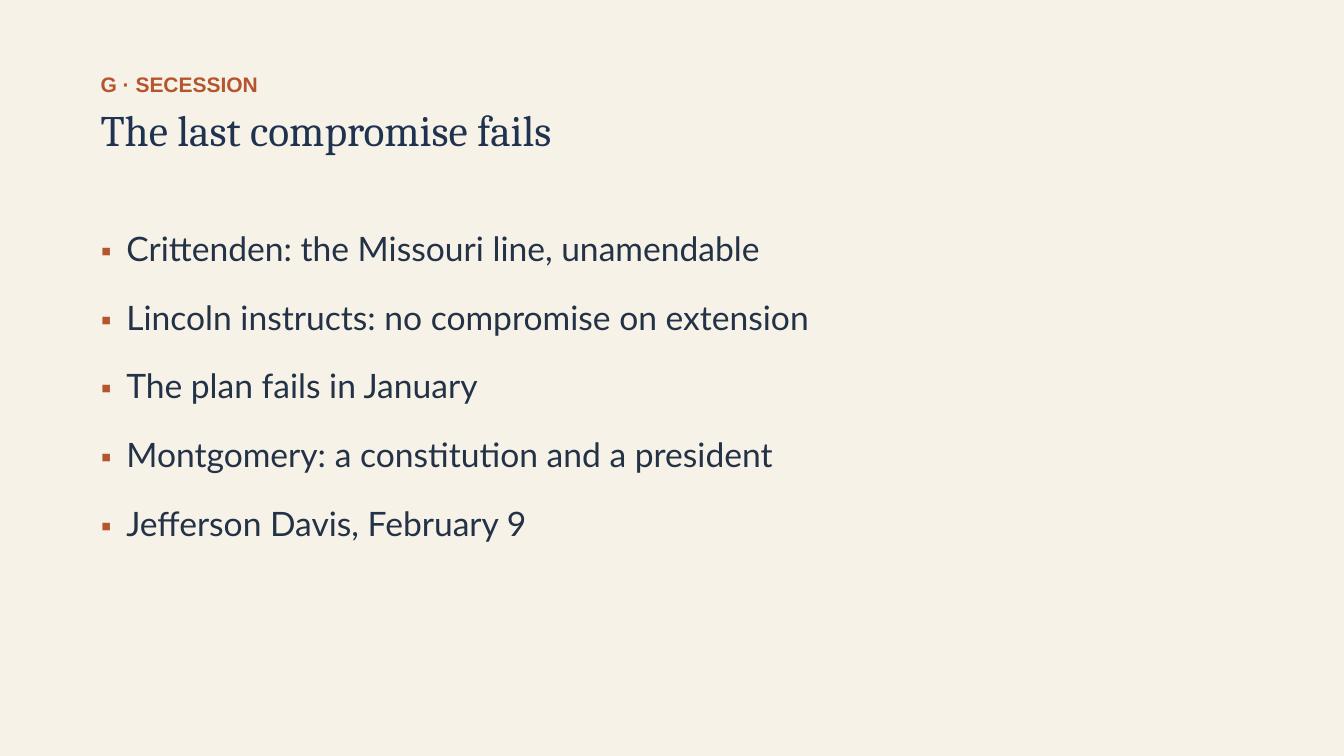
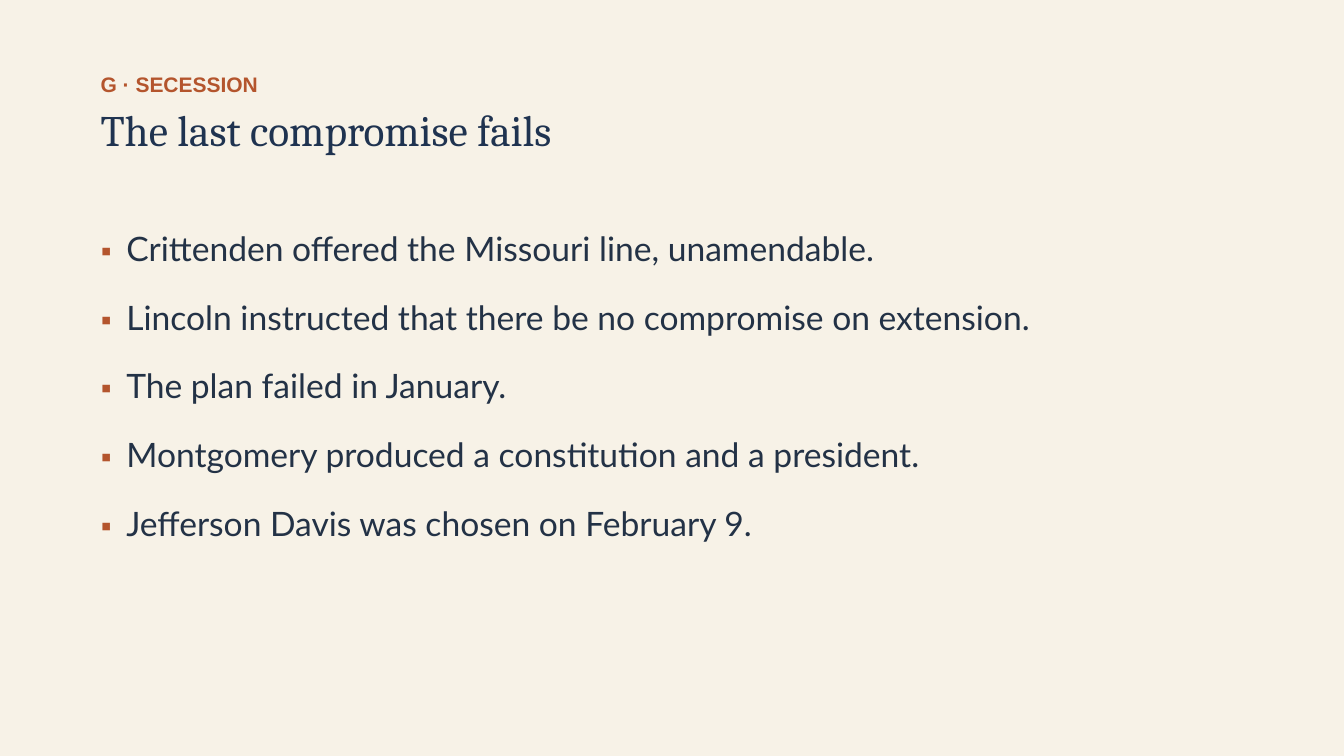
Before and after one commit to ab17gthb/humanities-curriculum-group, a slide deck: slide 23 of sectional-crisis/lesson-05/lesson-05-slides.pptx. Drawn at 1344x756 pixels with LibreOffice and Linux fonts; fonts in the diff are those of the drawing. Boxes give left, top, right and bottom in pixels: in the first picture for what was removed or moved away, otherwise in the second. Text is boxed around its words. In the diff, an @@ line names an element or a change of style, - is before the commit and + after.

```diff
--- a/sectional-crisis/lesson-05/lesson-05-slides.pptx
+++ b/sectional-crisis/lesson-05/lesson-05-slides.pptx
@@ text at (126, 236, 1030, 542): text changed @@
-▪ Crittenden: the Missouri line, unamendable
-▪ Lincoln instructs: no compromise on extension
-▪ The plan fails in January
-▪ Montgomery: a constitution and a president
-▪ Jefferson Davis, February 9
+▪ Crittenden offered the Missouri line, unamendable.
+▪ Lincoln instructed that there be no compromise on extension.
+▪ The plan failed in January.
+▪ Montgomery produced a constitution and a president.
+▪ Jefferson Davis was chosen on February 9.
```
Also in this commit, not shown: 11 other slides changed, 6 other files.
